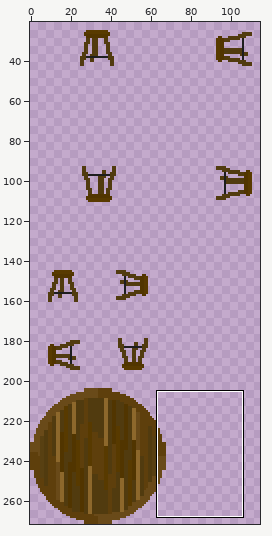
Edited in one commit: sprite sheet (Zapf_Uni_Greifswald/tilesets/Barausstattung.png). Above, an overview of the earlier version with the close-up marked.
Close-up. Before:
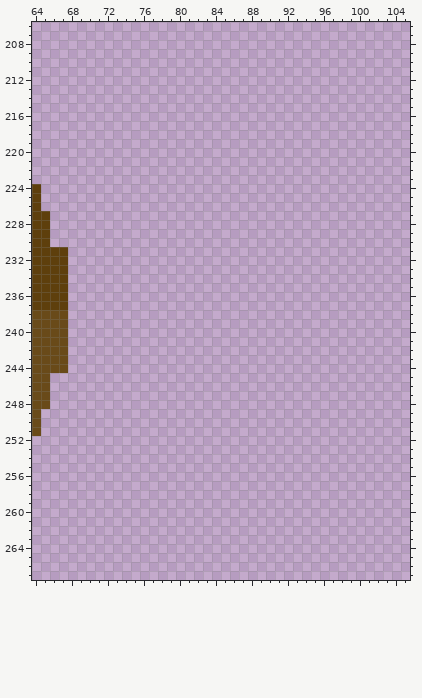
The file is 272x272 pixels. Colours within 5 levels of each other are drawn and written as one. Shown: x 64..105, y 206..267. The wide view leaves out empty margins.
Once edited:
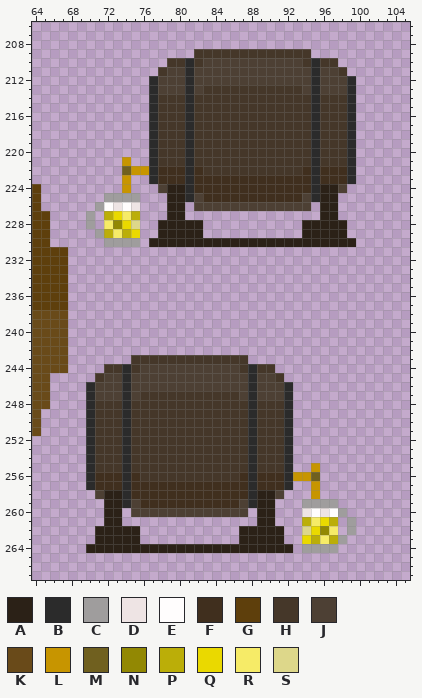
Palette (. is transparent): A #2b2117  B #2b2b2b  C #9f9d9d  D #eee4e4  E #fffdfd  F #402f1e  G #5e3f0c  H #453729  J #4d4034  K #694a19  L #c79500  M #70601f  N #928803  P #bbae08  Q #ead900  R #f6eb67  S #ddd78a
The edit:
y 209: x 82..94 ............. -> HHHHHHHHHHHHH
y 210: x 79..97 ................... -> HHBHJJJJJJJJJJJHBHH
y 211: x 78..98 ..................... -> HJJBJJJJJJJJJJJJJBJJH
y 212: x 77..99 ....................... -> BJJJBJJJJJJJJJJJJJBJJJB
y 213: x 77..99 ....................... -> BJJJBJHHHHHHHHHHHJBJJJB
y 214..220: x 77..99 ....................... -> BHHHBHHHHHHHHHHHHHBHHHB
y 221: x 74 . -> L; x 77..99 ....................... -> BHHHBHHHHHHHHHHHHHBHHHB
y 222: x 74..99 .......................... -> MLLBFFFBFHHHHHHHHHHHFBFFFB
y 223: x 74 . -> L; x 77..99 ....................... -> BFFFBFFFFFFFFFFFFFBFFFB
y 224: x 74 . -> L; x 78..98 ..................... -> JAABFFFFFFFFFFFFFBAAJ
y 225: x 72..75 .... -> CCCC; x 79..97 ................... -> AABJFFFFFFFFFFFJBAA
y 226: x 71..75 ..... -> CEDED; x 79..80 .. -> AA; x 82..94 ............. -> JJJJJJJJJJJJJ; x 96..97 .. -> AA
y 227: x 70 . -> C; x 72..75 .... -> PQRP; x 79..80 .. -> AA; x 96..97 .. -> AA
y 228: x 70 . -> C; x 72..75 .... -> RNQS; x 78..82 ..... -> AAAAA; x 94..98 ..... -> AAAAA
y 229: x 71..75 ..... -> CPRPQ; x 78..82 ..... -> AAAAA; x 94..98 ..... -> AAAAA
y 230: x 72..75 .... -> CCCC; x 77..99 ....................... -> AAAAAAAAAAAAAAAAAAAAAAA
y 243: x 75..87 ............. -> HHHHHHHHHHHHH
y 244: x 72..90 ................... -> HHBHJJJJJJJJJJJHBHH
y 245: x 71..91 ..................... -> HJJBJJJJJJJJJJJJJBJJH
y 246: x 70..92 ....................... -> BJJJBJJJJJJJJJJJJJBJJJB
y 247: x 70..92 ....................... -> BJJJBJHHHHHHHHHHHJBJJJB
y 248..254: x 70..92 ....................... -> BHHHBHHHHHHHHHHHHHBHHHB
y 255: x 70..92 ....................... -> BHHHBHHHHHHHHHHHHHBHHHB; x 95 . -> L
y 256: x 70..95 .......................... -> BFFFBFHHHHHHHHHHHFBFFFBLLM
y 257: x 70..92 ....................... -> BFFFBFFFFFFFFFFFFFBFFFB; x 95 . -> L
y 258: x 71..91 ..................... -> JAABFFFFFFFFFFFFFBAAJ; x 95 . -> L
y 259: x 72..90 ................... -> AABJFFFFFFFFFFFJBAA; x 94..97 .... -> CCCC
y 260: x 72..73 .. -> AA; x 75..87 ............. -> JJJJJJJJJJJJJ; x 89..90 .. -> AA; x 94..98 ..... -> DEDEC
y 261: x 72..73 .. -> AA; x 89..90 .. -> AA; x 94..97 .... -> PRQP; x 99 . -> C
y 262: x 71..75 ..... -> AAAAA; x 87..91 ..... -> AAAAA; x 94..97 .... -> SQNR; x 99 . -> C
y 263: x 71..75 ..... -> AAAAA; x 87..91 ..... -> AAAAA; x 94..98 ..... -> QPRPC
y 264: x 70..92 ....................... -> AAAAAAAAAAAAAAAAAAAAAAA; x 94..97 .... -> CCCC
